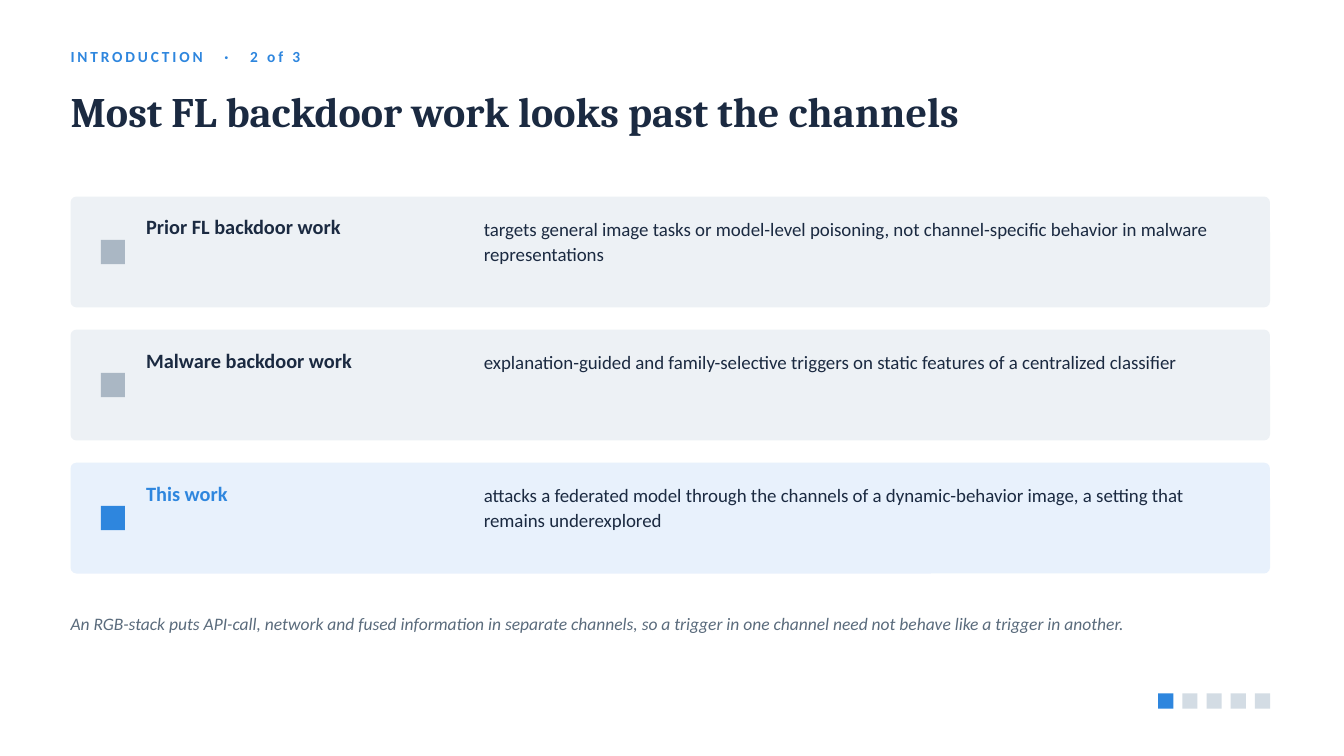
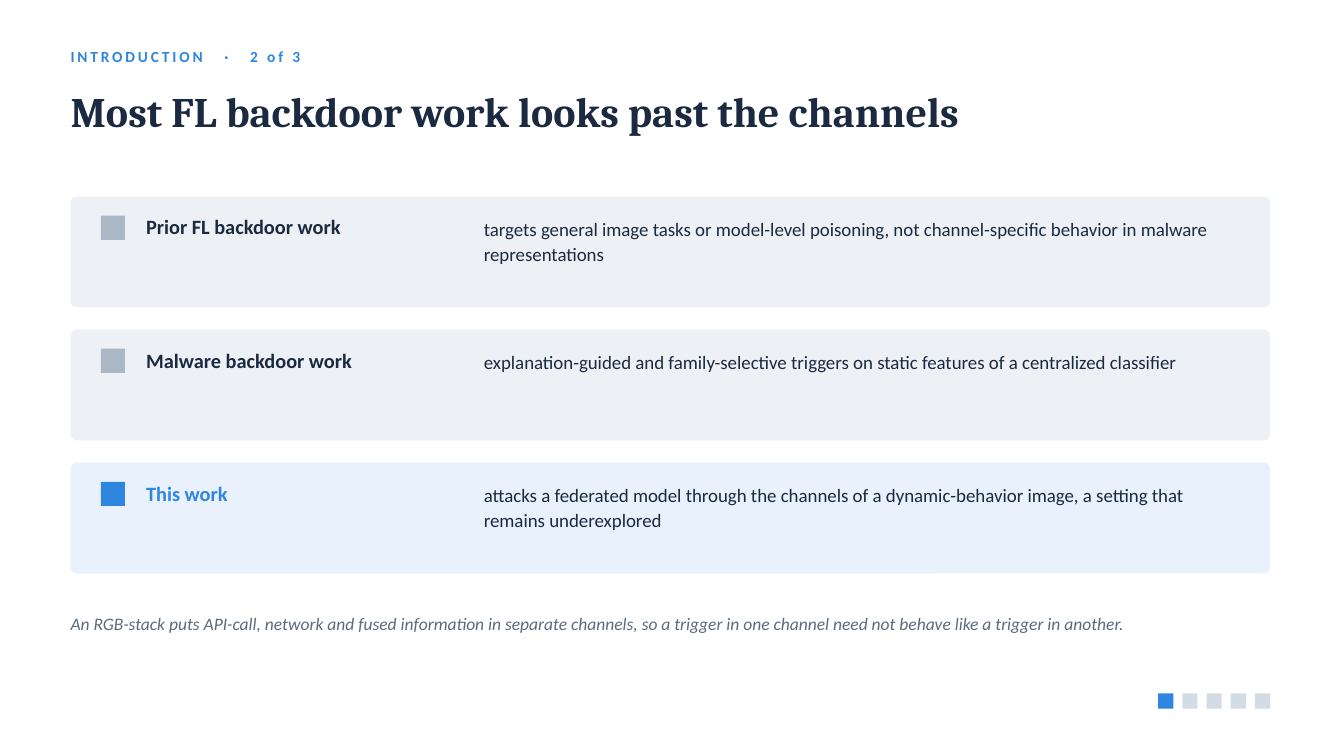
Before and after one commit to jabirmbrok/fl_backdoor_infostealer, a slide deck: slide 3 of slides/iwbis_channel_aware_backdoor.pptx. Drawn at 1344x756 pixels with LibreOffice and Linux fonts; fonts in the diff are those of the drawing. Boxes give left, top, right and bottom in pixels: in the first picture for what was removed or moved away, otherwise in the second. Text is boxed around its words. In the diff, an @@ line names an element or a change of style, - is before the commit and + after.

```diff
--- a/slides/iwbis_channel_aware_backdoor.pptx
+++ b/slides/iwbis_channel_aware_backdoor.pptx
@@ 3 rectangles: place and size @@
-3 rectangles at <box>101,240,125,530</box>
+3 rectangles at <box>101,216,125,506</box>
```
Also in this commit, not shown: 6 other slides changed, 5 other files.
